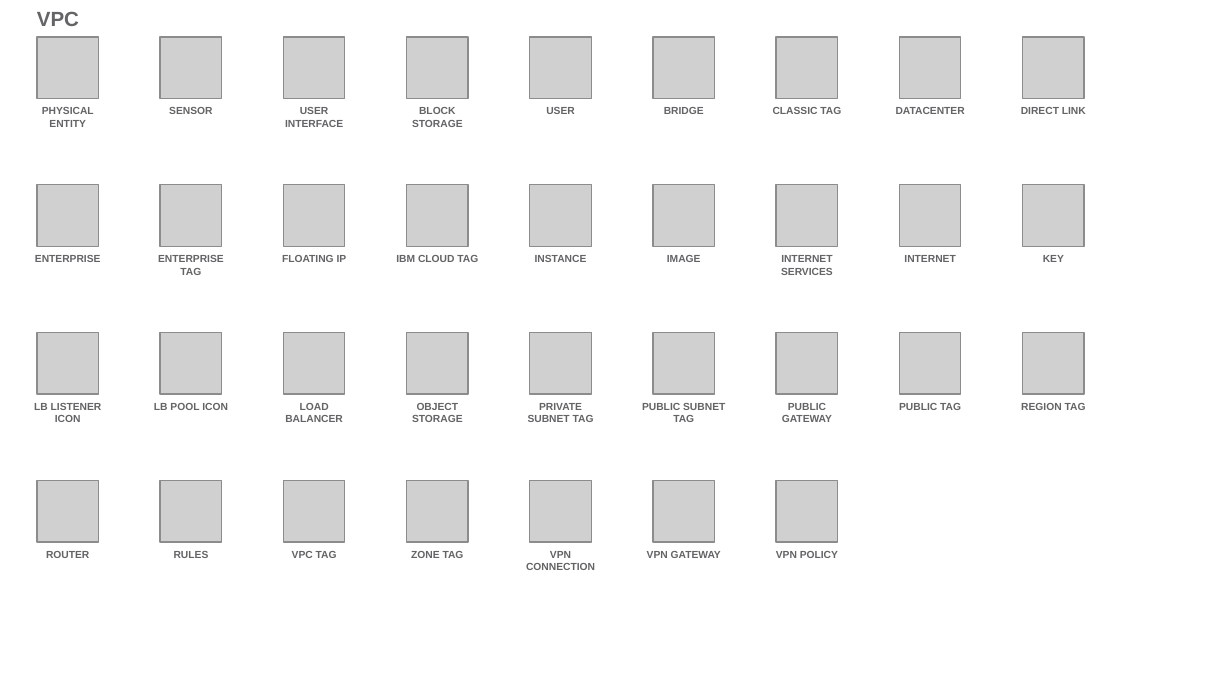
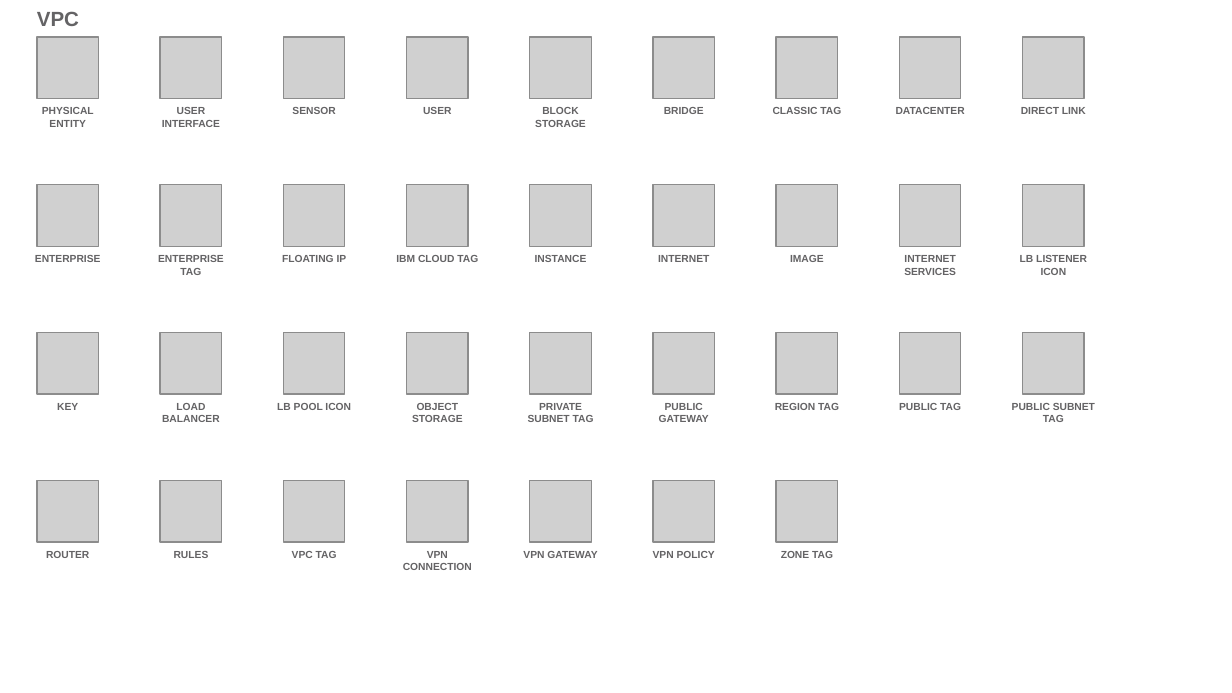
Before and after one commit to l2fprod/myarchitecture, a slide deck: slide 23 of mycatalog-architecture-diagram-template.pptx. Drawn at 1232x693 pixels with LibreOffice and Linux fonts; fonts in the diff are those of the drawing; grey boxes stand for pictures. Boxes give left, top, right and bottom in pixels: in the first picture for what was removed or moved away, otherwise in the second. Text is boxed around its words. In the diff, an @@ line names an element or a change of style, - is before the commit and + after.

Commit message:
new deck

```diff
--- a/mycatalog-architecture-diagram-template.pptx
+++ b/mycatalog-architecture-diagram-template.pptx
@@ text at bbox=[658, 255, 709, 262]: text changed @@
-INTERNET SERVICES
+INTERNET
@@ text at bbox=[904, 255, 956, 275]: text changed @@
-INTERNET
+INTERNET SERVICES
@@ text at bbox=[1020, 255, 1087, 275]: text changed @@
-KEY
+LB LISTENER ICON
@@ text at bbox=[57, 403, 78, 410]: text changed @@
-LB LISTENER ICON
+KEY
@@ 3 texts: place and size @@
-3 texts at bbox=[285, 107, 575, 422]
+3 texts at bbox=[162, 107, 452, 422]
@@ 4 texts: place and size @@
-4 texts at bbox=[154, 107, 701, 410]
+4 texts at bbox=[277, 107, 824, 410]
@@ text at bbox=[659, 403, 709, 422]: text changed @@
-PUBLIC SUBNET TAG
+PUBLIC GATEWAY
@@ text at bbox=[775, 403, 839, 410]: text changed @@
-PUBLIC GATEWAY
+REGION TAG
@@ text at bbox=[1012, 403, 1095, 422]: text changed @@
-REGION TAG
+PUBLIC SUBNET TAG
@@ text at bbox=[403, 551, 472, 570]: text changed @@
-ZONE TAG
+VPN CONNECTION
@@ text at bbox=[523, 551, 597, 558]: text changed @@
-VPN CONNECTION
+VPN GATEWAY
@@ text at bbox=[653, 551, 715, 558]: text changed @@
-VPN GATEWAY
+VPN POLICY
@@ text at bbox=[781, 551, 833, 558]: text changed @@
-VPN POLICY
+ZONE TAG
```
Also in this commit, not shown: 13 other slides changed.
